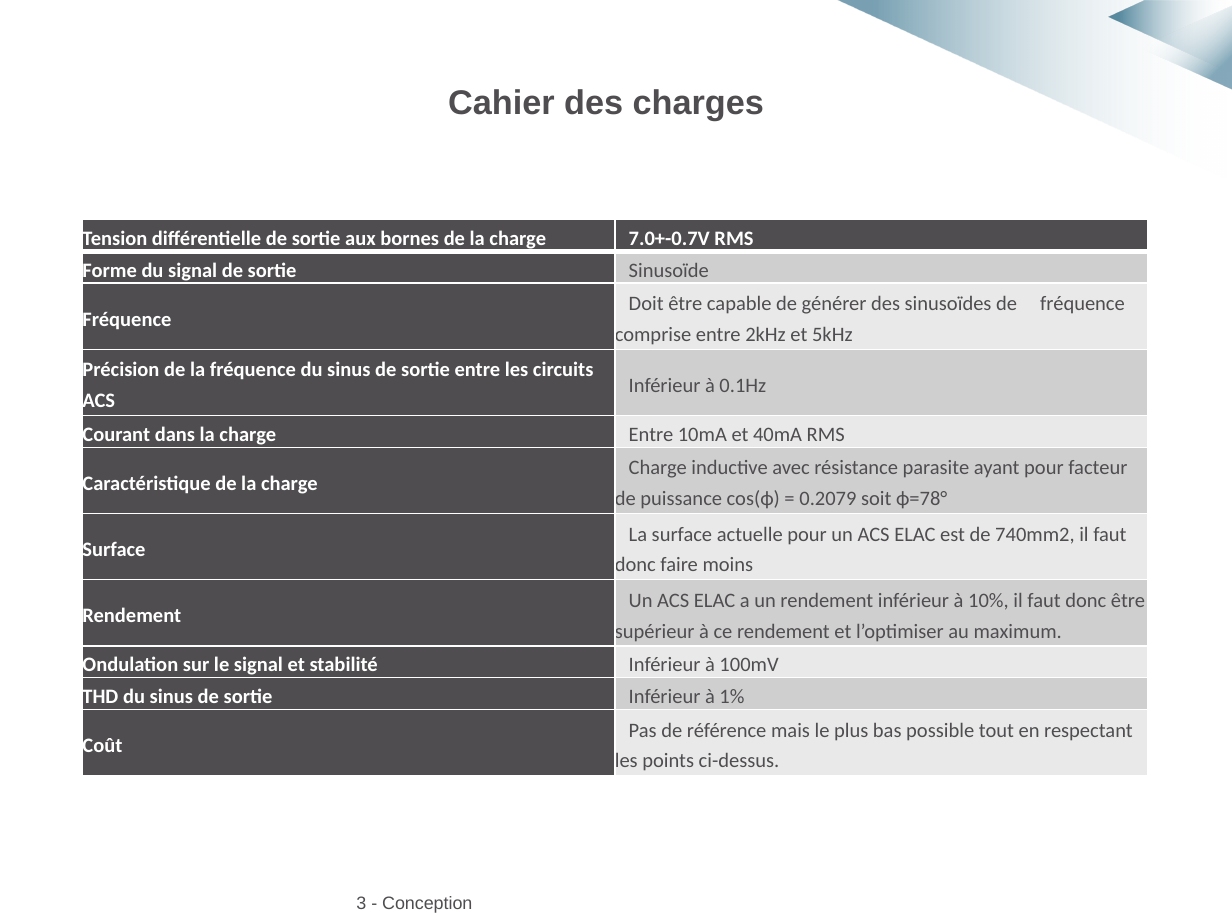
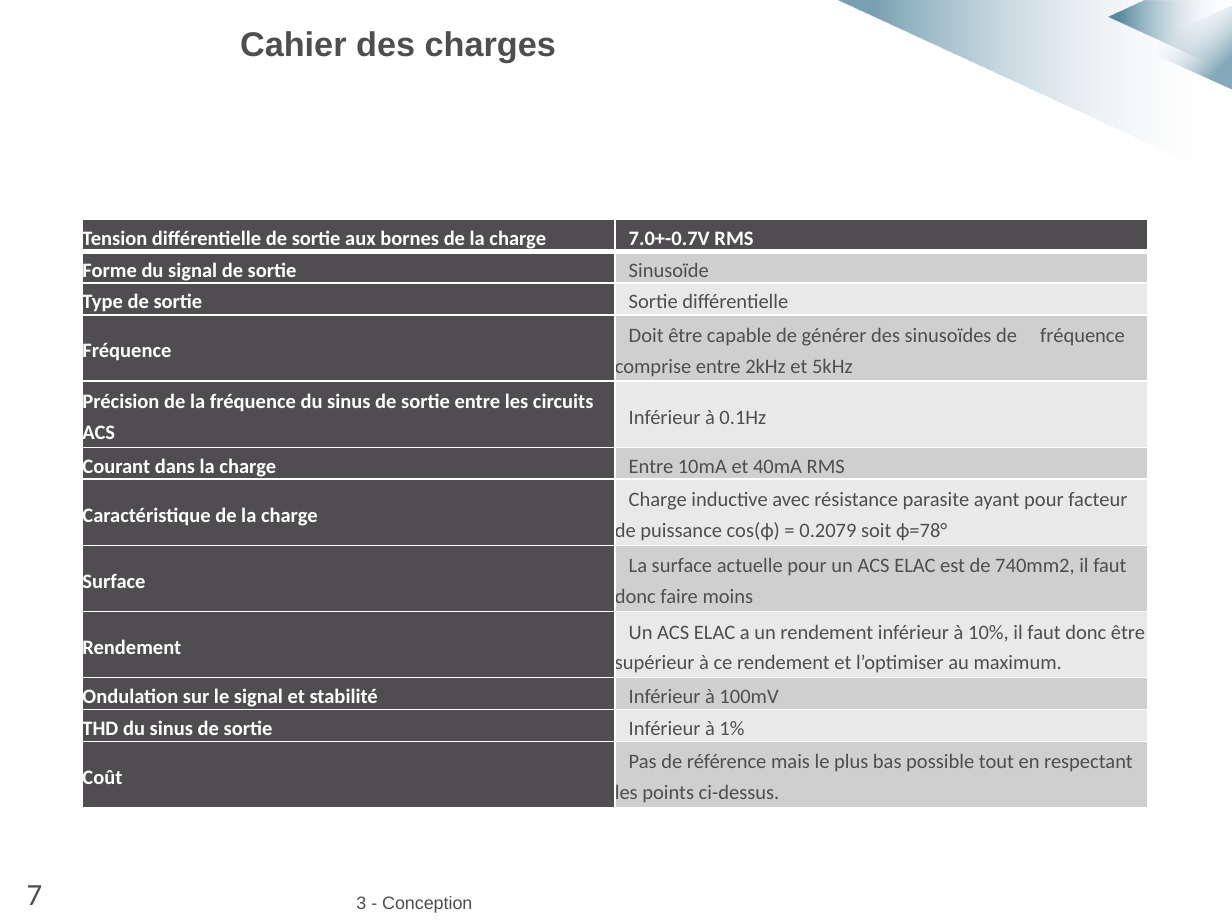
Before and after one commit to MarvynPannetier/ACSinternship, a slide deck: slide 8 of Diapo_soutenance_anim.pptx. Drawn at 1232x924 pixels with LibreOffice and Linux fonts; fonts in the diff are those of the drawing; background and template pictures are left out. Boxes give left, top, right and bottom in pixels: in the first picture for what was removed or moved away, otherwise in the second. Text is boxed around its words. In the diff, an @@ line names an element or a change of style, - is before the commit and + after.

```diff
--- a/Diapo_soutenance_anim.pptx
+++ b/Diapo_soutenance_anim.pptx
@@ text "Cahier des charges": place and size @@
-text "Cahier des charges" at box(448, 89, 764, 120)
+text "Cahier des charges" at box(240, 31, 556, 62)
@@ text "Cahier des charges" at box(240, 31, 556, 62): alignment centre to left @@
@@ table at box(83, 219, 1147, 809) @@
+row 3: Type de sortie | Sortie différentielle
@@ text added at box(27, 885, 43, 905), 18 pt, text #4F4D50 @@
+7
```
Also in this commit, not shown: 18 other slides changed, 1 other file.
